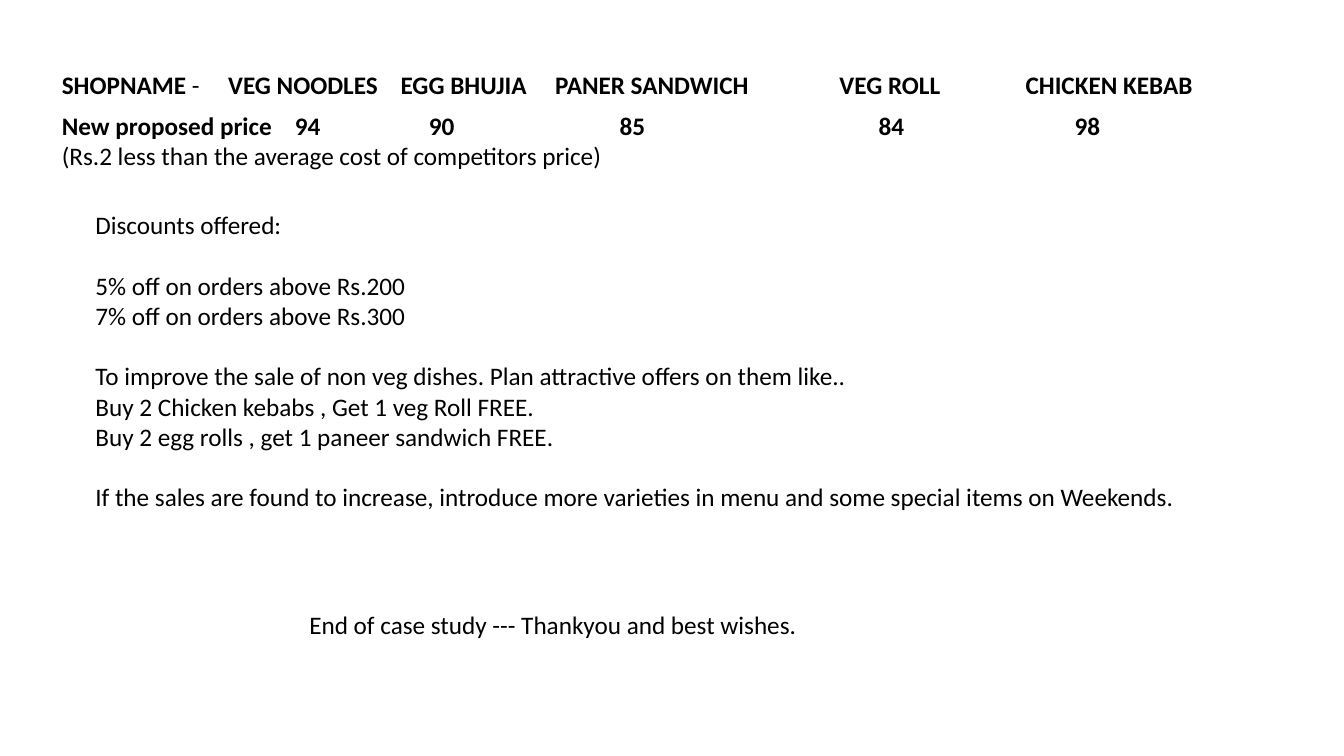
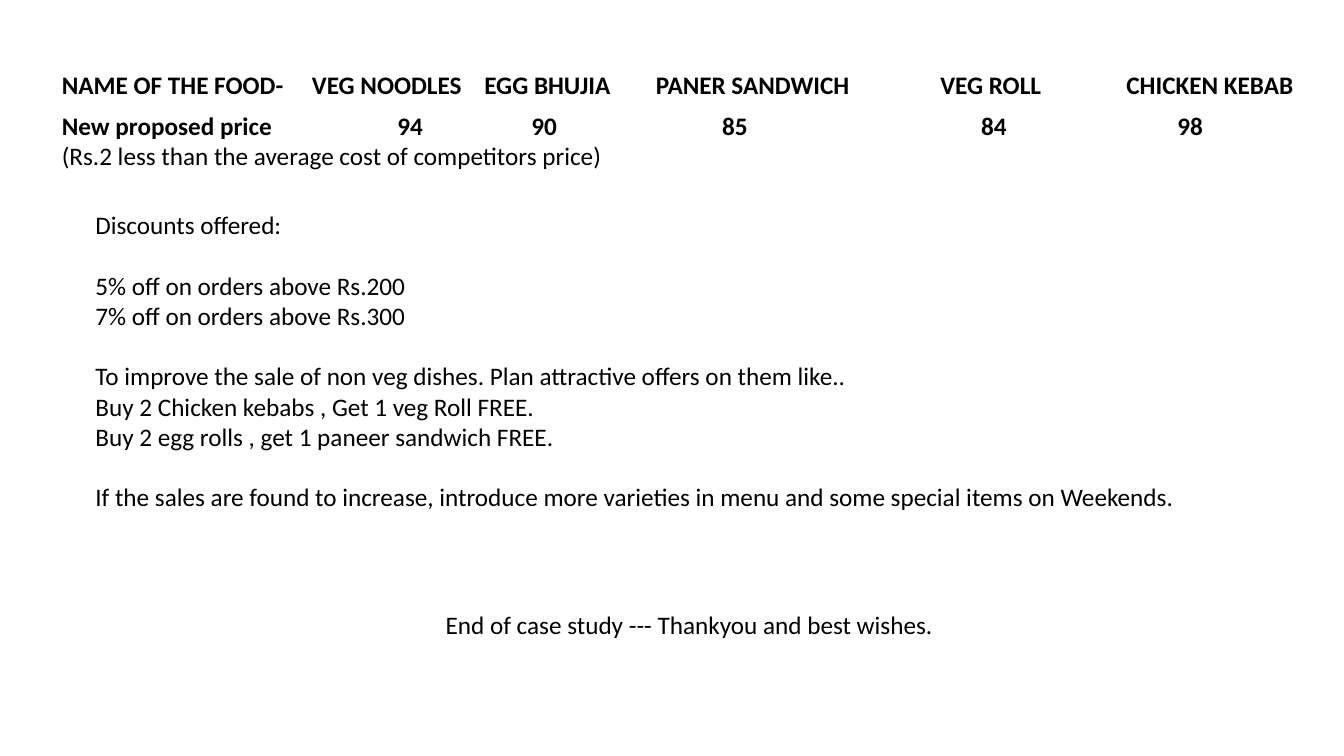
Before and after one commit to varshiniece/use_casestudy_FastfoodBiz, a slide deck: slide 6 of casestudy_btmFastfood.pptx. Drawn at 1344x756 pixels with LibreOffice and Linux fonts; fonts in the diff are those of the drawing. Boxes give left, top, right and bottom in pixels: in the first picture for what was removed or moved away, otherwise in the second. Text is boxed around its words. In the diff, an @@ line names an element or a change of style, - is before the commit and + after.

```diff
--- a/casestudy_btmFastfood.pptx
+++ b/casestudy_btmFastfood.pptx
@@ text at (x1=62, y1=77, x2=1293, y2=94): text changed @@
-SHOPNAME - VEG NOODLES EGG BHUJIA PANER SANDWICH VEG ROLL CHICKEN KEBAB
+NAME OF THE FOOD- VEG NOODLES EGG BHUJIA PANER SANDWICH VEG ROLL CHICKEN KEBAB
@@ text "New proposed price 94 90 ..." rewrapped from (x1=62, y1=117, x2=646, y2=170) to (x1=62, y1=117, x2=601, y2=170) @@
@@ text "End of case study --- ..." moved from (x1=309, y1=616, x2=796, y2=638) to (x1=446, y1=616, x2=933, y2=638) @@
```
Also in this commit, not shown: 2 other slides changed.
